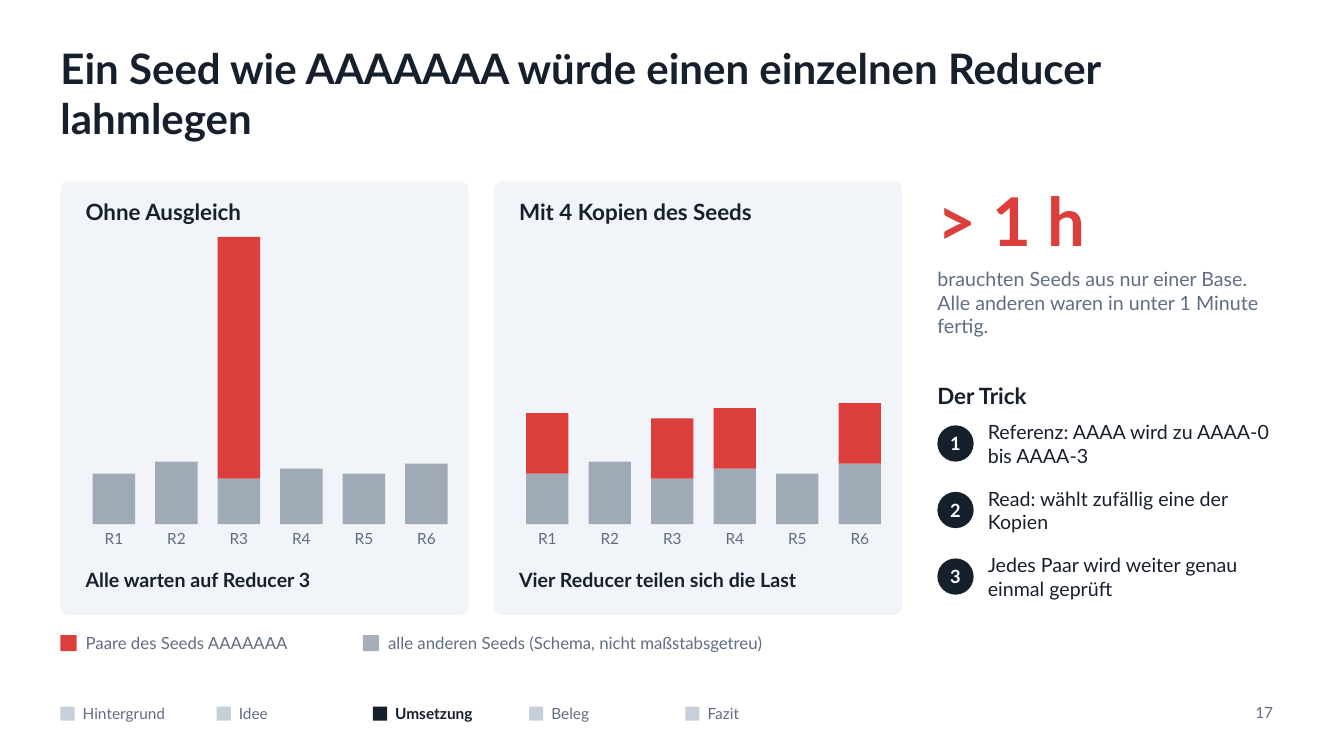
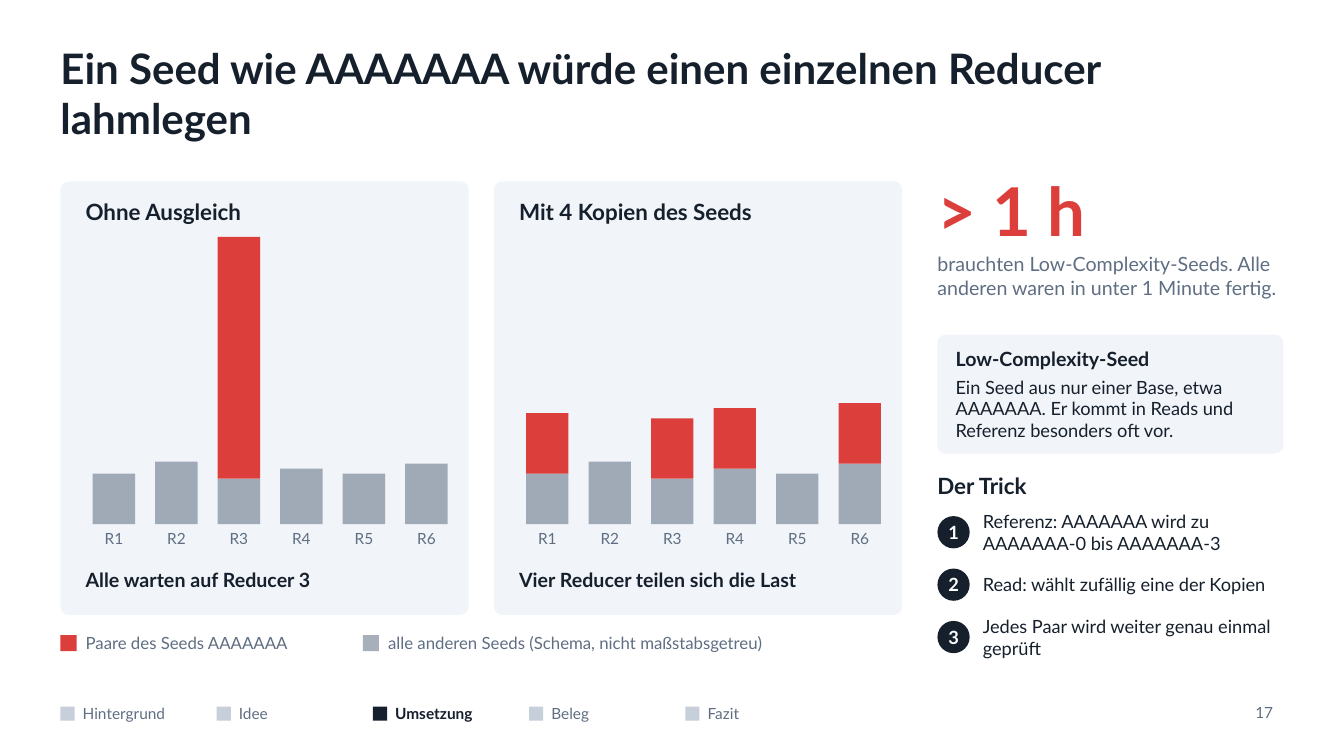
Before and after one commit to mawehl/BigData, a slide deck: slide 17 of CloudBurst_Vortrag.pptx. Drawn at 1344x756 pixels with LibreOffice and Linux fonts; fonts in the diff are those of the drawing. Boxes give left, top, right and bottom in pixels: in the first picture for what was removed or moved away, otherwise in the second. Text is boxed around its words. In the diff, an @@ line names an element or a change of style, - is before the commit and + after.

```diff
--- a/CloudBurst_Vortrag.pptx
+++ b/CloudBurst_Vortrag.pptx
@@ text "> 1 h" moved from (x1=993, y1=196, x2=1086, y2=246) to (x1=993, y1=186, x2=1086, y2=236) @@
@@ text at (x1=937, y1=256, x2=1276, y2=299): text changed @@
-brauchten Seeds aus nur einer Base. Alle anderen waren in unter 1 Minute fertig.
+brauchten Low-Complexity-Seeds. Alle anderen waren in unter 1 Minute fertig.
@@ rounded rectangle added at (x1=938, y1=335, x2=1284, y2=454), fill #F1F4F8 @@
@@ text added at (x1=956, y1=351, x2=1233, y2=437), 13 pt, text #16202C @@
+Low-Complexity-Seed
+Ein Seed aus nur einer Base, etwa AAAAAAA. Er kommt in Reads und Referenz besonders oft vor.
@@ text "Der Trick" moved from (x1=937, y1=387, x2=1027, y2=404) to (x1=937, y1=477, x2=1027, y2=494) @@
@@ ellipse "1" resized from (x1=938, y1=425, x2=974, y2=462) to (x1=938, y1=516, x2=970, y2=548) @@
@@ text at (x1=983, y1=514, x2=1220, y2=550): text changed; size 14 to 13 pt @@
-Referenz: AAAA wird zu AAAA-0 bis AAAA-3
+Referenz: AAAAAAA wird zu AAAAAAA-0 bis AAAAAAA-3
@@ ellipse "2" resized from (x1=938, y1=492, x2=974, y2=528) to (x1=938, y1=569, x2=970, y2=601) @@
@@ text "Read: wählt zufällig eine der ..." at (x1=983, y1=577, x2=1265, y2=595): size 14 to 13 pt @@
@@ text "Read: wählt zufällig eine der ..." moved from (x1=988, y1=491, x2=1229, y2=533) to (x1=983, y1=577, x2=1265, y2=595) @@
@@ ellipse "3" resized from (x1=938, y1=559, x2=974, y2=595) to (x1=938, y1=621, x2=970, y2=653) @@
@@ text "Jedes Paar wird weiter genau ..." moved from (x1=988, y1=557, x2=1237, y2=600) to (x1=983, y1=619, x2=1270, y2=659) @@
@@ text "Jedes Paar wird weiter genau ..." at (x1=983, y1=619, x2=1270, y2=659): size 14 to 13 pt @@
```
Also in this commit, not shown: 4 other slides changed, 1 slide added, 1 other file.
